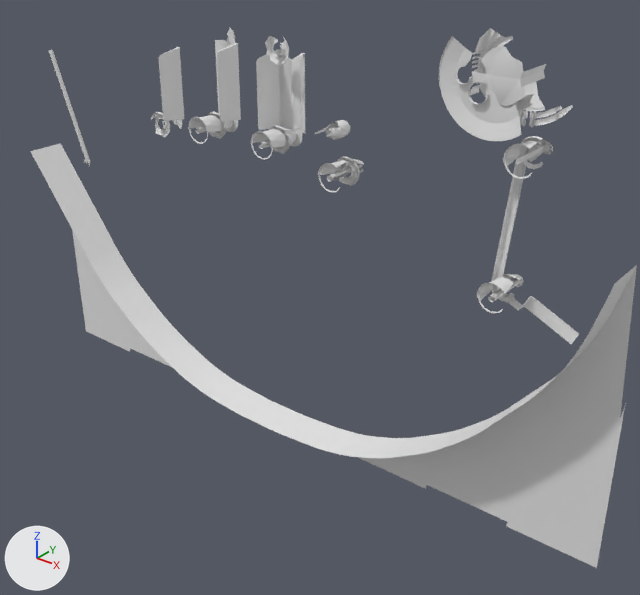
A saved change to the OBJ model RoyalFlush_1957/gameitems/Primitive.LM_GI_ls3_Parts.obj.
One viewpoint serves both versions: a camera (50 mm lens) standing at (685.0, -731.0, -265.0) and looking at (65.0, 45.0, -746.0). Every picture has the same lights, and +X, +Y and +Z are marked at lower left. Where no turn or scale is listed for an object, it has been applied to the vertices. Vertices at the same position are counted once.

Names of what the first picture shows: 'LM_GI_ls3_Parts'.
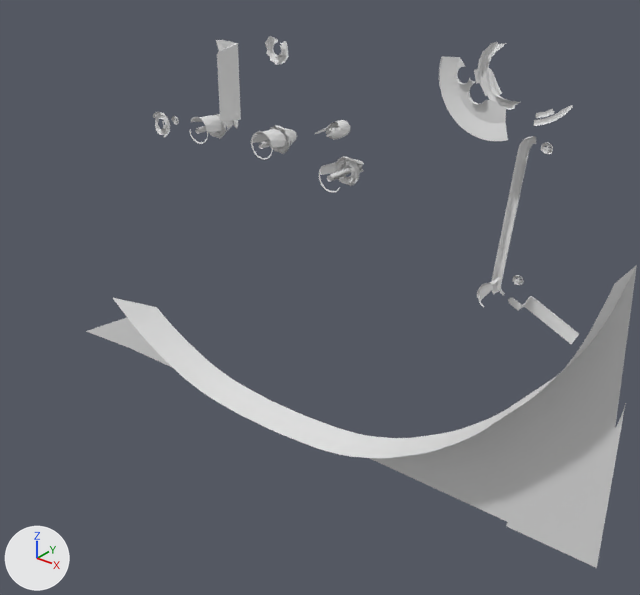
The edits, one by one:
me_lm_gi_ls3_parts is used by ob_lm_gi_ls3_parts; location (0.0, 0.0, 0.0).
me_lm_gi_ls3_parts had 3336 vertices, 4709 faces and spanned x -445.0..452.0, y -20.0..87.0, z -965.0..-404.0.
me_lm_gi_ls3_parts now has 2185 vertices, 3092 faces and spans x -443.0..452.0, y -20.0..79.0, z -965.0..-412.0.
me_lm_gi_ls3_parts part 1: 16 loose pieces with 604 vertices, spanning x -416.0..349.0, y -3.0..66.0, z -661.0..-411.0, are deleted.
me_lm_gi_ls3_parts part 2: 527 vertices removed from x -206.0..343.0, y -3.0..87.0, z -668.0..-404.0.
me_lm_gi_ls3_parts part 3: 20 vertices removed from x -445.0..228.0, y -3.0..51.0, z -965.0..-642.0.

Changed parts and their boxes [x1, y1, x2, y2] in the pictures (640 x 595 px):
'LM_GI_ls3_Parts', reshaped (9% narrower): before [30, 28, 637, 568]; after [86, 36, 637, 568]
part 1 of me_lm_gi_ls3_parts, deleted: before [49, 37, 550, 302]
part 2 of me_lm_gi_ls3_parts, deleted: before [150, 28, 562, 314]
part 3 of me_lm_gi_ls3_parts, deleted: before [30, 143, 427, 489]
